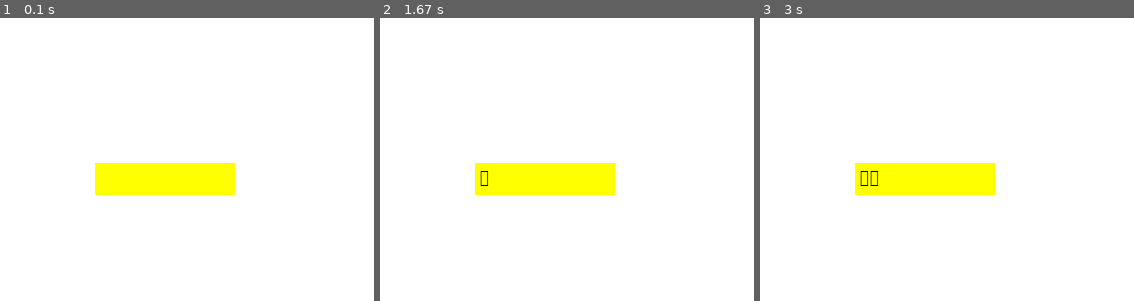
Above: before the commit, frames 1-3 (left to right).
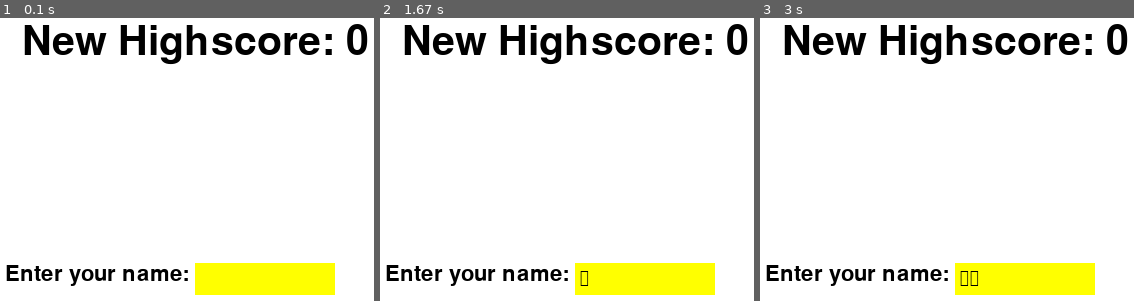
Above: after the commit, the same moments.

Repository: mcastre1/pygame
Game: pygame game, started from snake_game/main.py
Same seed, same stepped clock (60 frames per second), same inputs: the game is played once before the commit and once after it.
Inputs:
- Up to frame 1 (0.1 s): no input
- Up to frame 2 (1.67 s): tap Enter at 0.33 s
- Up to frame 3 (3 s): tap Enter at 1.67 s

The runs differ from the first frame. In frame 1, 14% of the frame differs, in the area x 1-99%, y 2-98%; in frame 2, 14%; in frame 3, 14%.

Commit message:
Added labels to highscore screen

Diff:
--- a/snake_game/gameState.py
+++ b/snake_game/gameState.py
@@ -369,11 +369,22 @@
         self.screen.blit(score_text, score_rect)
 
     def user_input_state(self):
+        font = pygame.font.Font(None, 60)
+        text = font.render(f'New Highscore: {self.head.get_score()}', True, 'black')
+        text_rect = text.get_rect()
+        text_rect.center = (SCREEN_WIDTH/2, 80)
+
+        input_label_font = pygame.font.Font(None, 32)
+        input_label = input_label_font.render('Enter your name: ', True, 'black')
+        input_label_rect = input_label.get_rect()
+
         base_font = pygame.font.Font(None, 32)
-
-
-        input_rect = pygame.Rect(200,200,140,32)
+        input_rect = pygame.Rect(0,0,140,32)
+        input_rect.x = SCREEN_WIDTH/2
+        input_rect.y = SCREEN_WIDTH/2
         text_surface = base_font.render(self.user_text, True, 'black')
+
+        input_label_rect.topright = input_rect.topleft
 
         for event in pygame.event.get():
             if event.type == pygame.QUIT:
@@ -393,4 +404,6 @@
 
         input_rect.w = max(100, text_surface.get_width()+10)
 
-        self.screen.blit(text_surface, (input_rect.x+5, input_rect.y+5))
+        self.screen.blit(text_surface, (input_rect.x+5, input_rect.y+5)) # input rect
+        self.screen.blit(input_label, input_label_rect) # Text for label to the left of input rect
+        self.screen.blit(text, text_rect) # Text for top of screen highscore
